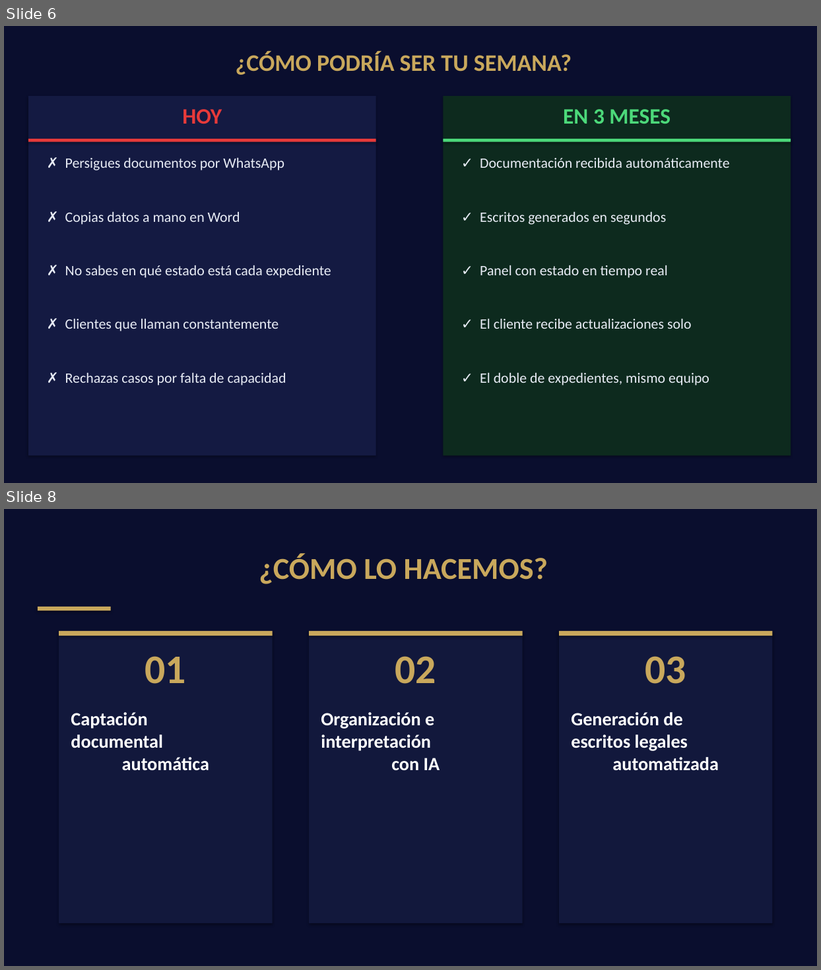
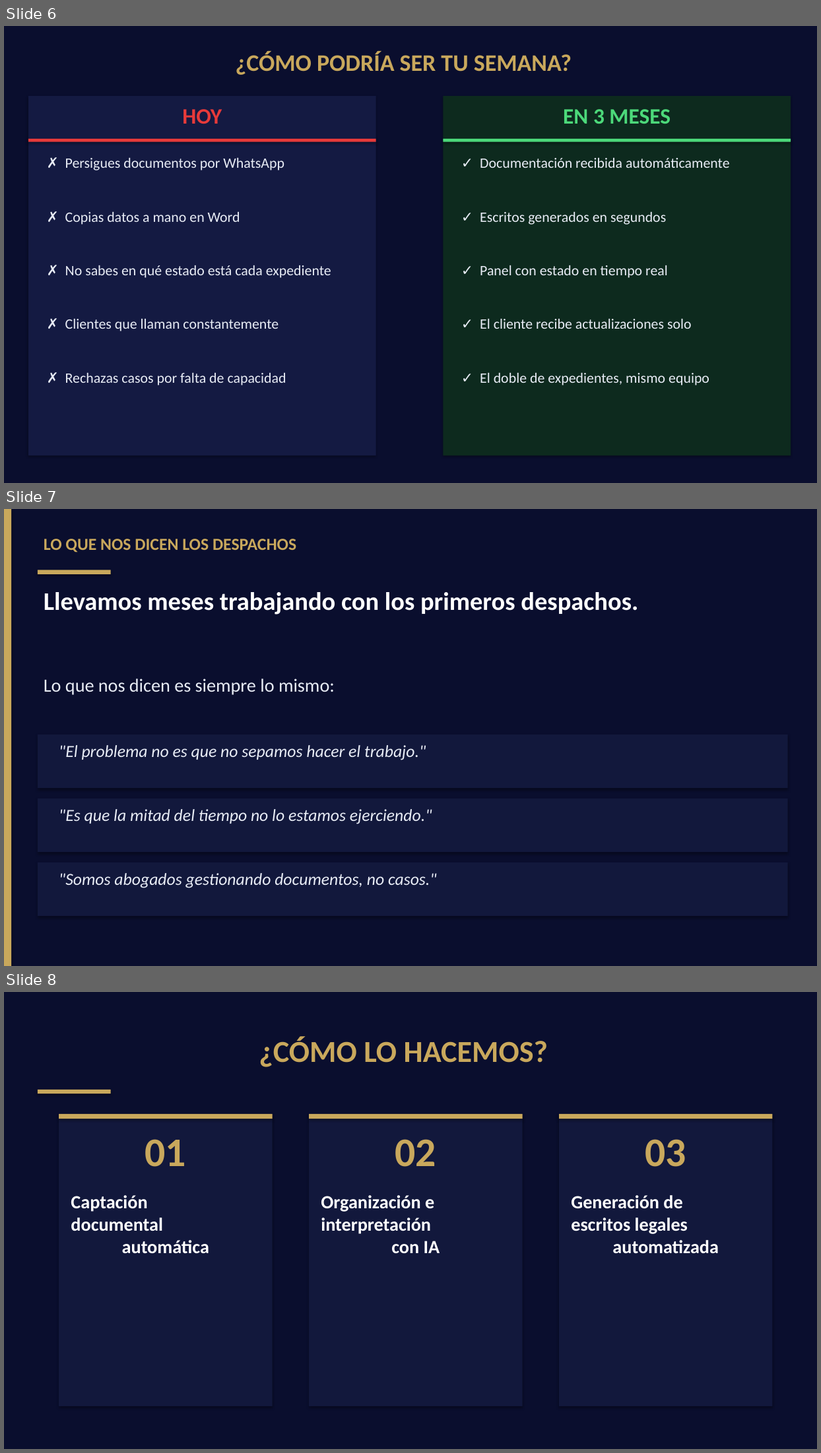
Before and after one commit to jorgeaguiar-digi/docufy-legal, a slide deck: presentations/ADEVI_2026_Docufy_Legal.pptx. Shown one above the other, each under a label of ours: slides 6 and 8 before the commit, slides 6, 7 and 8 after it; the slides between them are not shown. The pictures are 821x970 and 821x1453 pixels, drawn with LibreOffice and Linux fonts; fonts in the diff are those of the drawing. Boxes give left, top, right and bottom in pixels: in the first picture for what was removed or moved away, otherwise in the second. Text is boxed around its words. In the diff, an @@ line names an element or a change of style, - is before the commit and + after.

```diff
--- a/presentations/ADEVI_2026_Docufy_Legal.pptx
+++ b/presentations/ADEVI_2026_Docufy_Legal.pptx
@@ slide 7 added at (4,509,817,966), background #0A0E2E @@
@@ rectangle added at (4,509,11,966), fill #C9A85C @@
@@ text added at (44,539,296,553), 20 pt, text #C9A85C, bold @@
+LO QUE NOS DICEN LOS DESPACHOS
@@ rectangle added at (38,570,111,574), fill #C9A85C @@
@@ text added at (44,592,638,615), 30 pt, text #FFFFFF, bold @@
+Llevamos meses trabajando con los primeros despachos.
@@ text added at (44,679,335,695), 22 pt, text #E8ECF5 @@
+Lo que nos dicen es siempre lo mismo:
@@ rectangle added at (38,735,788,788), fill #12183C @@
@@ text added at (59,745,426,760), 20 pt, text #E8ECF5, italic @@
+"El problema no es que no sepamos hacer el trabajo."
@@ rectangle added at (38,799,788,852), fill #12183C @@
@@ text added at (59,809,432,824), 20 pt, text #E8ECF5, italic @@
+"Es que la mitad del tiempo no lo estamos ejerciendo."
@@ rectangle added at (38,863,788,916), fill #12183C @@
@@ text added at (59,873,437,889), 20 pt, text #E8ECF5, italic @@
+"Somos abogados gestionando documentos, no casos."
```
Also in this commit, not shown: 2 slides changed, 1 other slide added, 2 slides removed, 2 other files.
